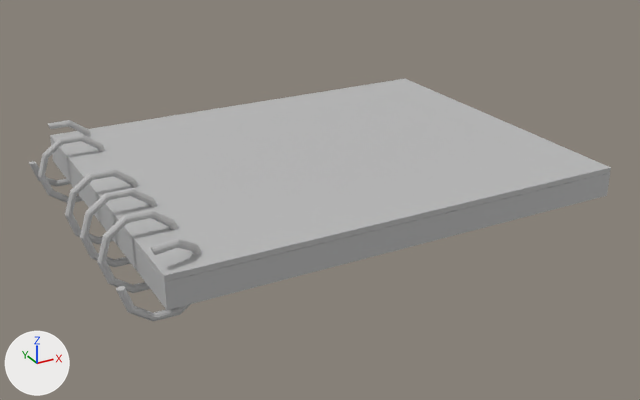
One commit to the FBX model ApartmentGame/Assets/3d models/FBX/Final Apartment/Item/questbook_animation.fbx: the scene before it, then after it.
Rendered twice from a 50 mm lens placed at (-0.217, -0.371, 0.242), pointed at (0.01, 0.042, 0.036). Lighting does not change. The marker at lower left points along +X, +Y and +Z. Where no turn or scale is listed for an object, it has been applied to the vertices.
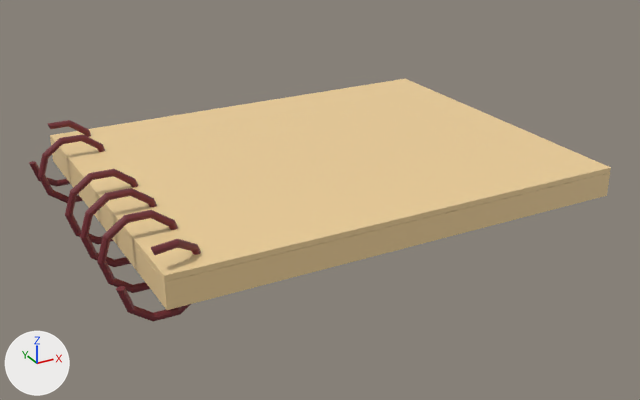
Where the change shows, as pixel boxes [x1, y1, x2, y2] in the pictures (640 x 400 px):
'pCube1', recoloured, surface changed (grey to beige): [50, 79, 611, 282] in both
'pCube2', recoloured, surface changed (grey to beige): [51, 141, 610, 310] in both
'pTorus2', recoloured, surface changed (grey to brown): [97, 210, 178, 293] in both
'pTorus4', recoloured, surface changed (grey to brown): [80, 188, 157, 267] in both
'pTorus1', recoloured (grey to brown): [116, 239, 201, 322] in both
'pTorus3', recoloured (grey to brown): [65, 169, 138, 244] in both
'pTorus6', recoloured (grey to brown): [38, 134, 105, 203] in both
'pTorus7', recoloured, surface changed (grey to brown): [29, 120, 91, 187] in both

Patch to the scene script:
```diff
--- a/ApartmentGame/Assets/3d models/FBX/Final Apartment/Item/questbook_animation.fbx.py
+++ b/ApartmentGame/Assets/3d models/FBX/Final Apartment/Item/questbook_animation.fbx.py
@@ me_mesh_006 @@
 me_mesh_006.from_pydata(...)  # 100 vertices, 100 faces; spans x -0.0212..0.0212, y -0.0019..0.0019, z -0.0201..0.0201
-me_mesh_006.materials.append(mat_lambert1)  # grey #bcbcbc
+me_mesh_006.materials.append(mat_lambert2)  # picture img_palette_small__png
@@ me_mesh_004 @@
 me_mesh_004.from_pydata(...)  # 90 vertices, 82 faces; spans x -0.0212..0.0212, y -0.0083..0.0019, z -0.0201..0.0201
-me_mesh_004.materials.append(mat_lambert1)  # grey #bcbcbc
+# me_mesh_004 part 5: texture (UV) coordinates of 82 of 82 faces, centred in x -0.0192..0.019, y -0.0077..0.0019, z -0.02..0.02, changed; they spanned u 0.0..1.0, v 0.0..1.0 and now span u 0.84..0.87, v 0.76..0.8
+me_mesh_004.materials.append(mat_lambert2)  # picture img_palette_small__png
@@ me_mesh_002 @@
 me_mesh_002.from_pydata(...)  # 8 vertices, 6 faces; spans x -0.129..0.129, y -0.102..0.102, z -0.017..-0.003
-me_mesh_002.materials.append(mat_lambert1)  # grey #bcbcbc
+# me_mesh_002 part 2: texture (UV) coordinates of 6 of 6 faces, centred in x -0.129..0.129, y -0.102..0.102, z -0.017..-0.003, changed; they spanned u 0.12..0.88, v 0.0..1.0 and now span u 0.45..0.45, v 0.91..0.93
+me_mesh_002.materials.append(mat_lambert2)  # picture img_palette_small__png
@@ me_mesh_005 @@
 me_mesh_005.from_pydata(...)  # 100 vertices, 100 faces; spans x -0.0212..0.0212, y -0.0019..0.0019, z -0.0201..0.0201
-me_mesh_005.materials.append(mat_lambert1)  # grey #bcbcbc
+# me_mesh_005 part 4: texture (UV) coordinates of 100 of 100 faces, centred in x -0.019..0.019, y -0.0019..0.0019, z -0.02..0.02, changed; they spanned u 0.0..1.0, v 0.0..1.0 and now span u 0.84..0.86, v 0.79..0.8
+me_mesh_005.materials.append(mat_lambert2)  # picture img_palette_small__png
@@ me_mesh_003 @@
 me_mesh_003.from_pydata(...)  # 100 vertices, 100 faces; spans x -0.0212..0.0212, y -0.0019..0.0019, z -0.0201..0.0201
-me_mesh_003.materials.append(mat_lambert1)  # grey #bcbcbc
+me_mesh_003.materials.append(mat_lambert2)  # picture img_palette_small__png
@@ me_mesh @@
 me_mesh.from_pydata(...)  # 100 vertices, 100 faces; spans x -0.0212..0.0212, y -0.0019..0.0019, z -0.0201..0.0201
-me_mesh.materials.append(mat_lambert1)  # grey #bcbcbc
+# me_mesh part 3: texture (UV) coordinates of 100 of 100 faces, centred in x -0.019..0.019, y -0.0019..0.0019, z -0.02..0.02, changed; they spanned u 0.0..1.0, v 0.0..1.0 and now span u 0.84..0.86, v 0.79..0.8
+me_mesh.materials.append(mat_lambert2)  # picture img_palette_small__png
@@ me_mesh_001 @@
 me_mesh_001.from_pydata(...)  # 90 vertices, 82 faces; spans x -0.0212..0.0212, y -0.0098..0.0019, z -0.0201..0.0201
-me_mesh_001.materials.append(mat_lambert1)  # grey #bcbcbc
+me_mesh_001.materials.append(mat_lambert2)  # picture img_palette_small__png
@@ me_mesh_007 @@
 me_mesh_007.from_pydata(...)  # 8 vertices, 6 faces; spans x -0.129..0.129, y -0.102..0.102, z -0.003..0.0
-me_mesh_007.materials.append(mat_lambert1)  # grey #bcbcbc
+# me_mesh_007 part 1: texture (UV) coordinates of 6 of 6 faces, centred in x -0.129..0.129, y -0.102..0.102, z -0.003..0.0, changed; they spanned u 0.12..0.88, v 0.0..1.0 and now span u 0.45..0.45, v 0.91..0.93
+me_mesh_007.materials.append(mat_lambert2)  # picture img_palette_small__png
```
